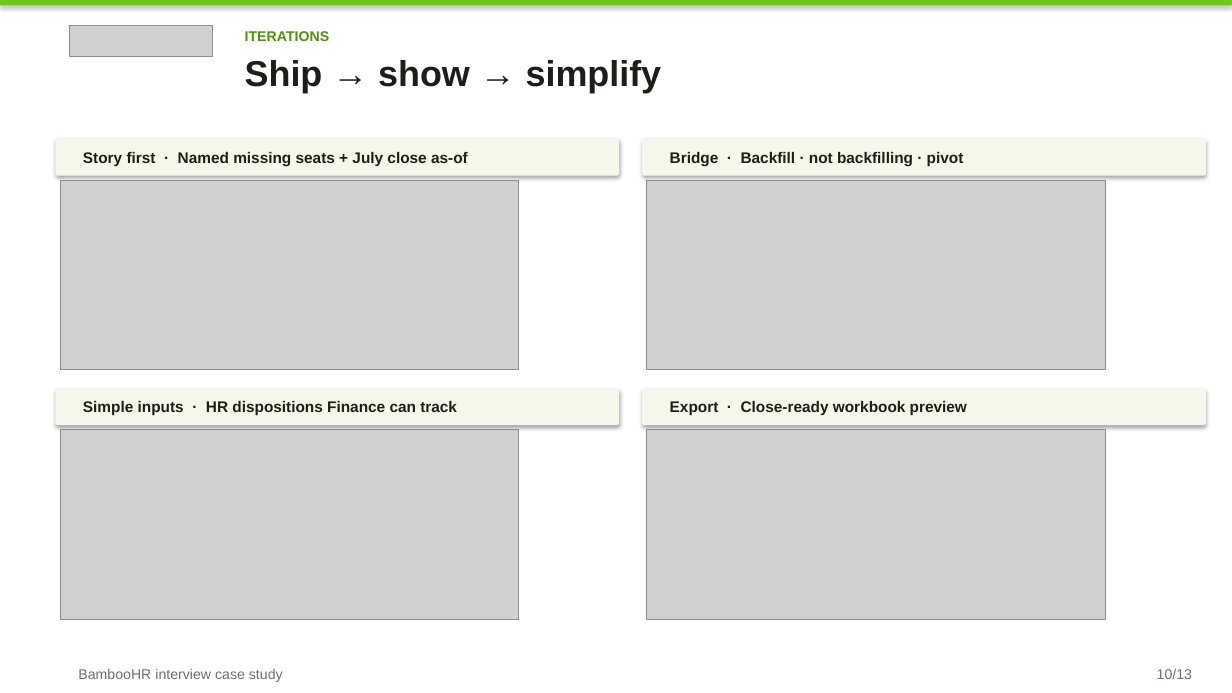
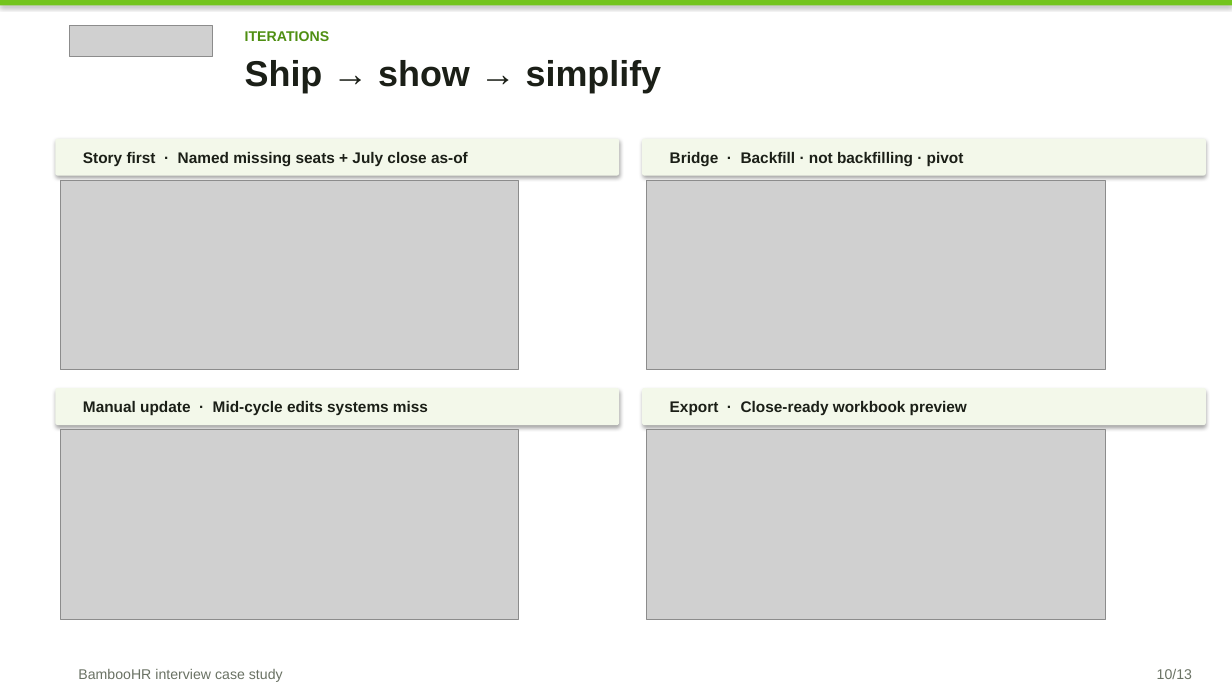
Before and after one commit to Brigdawg/Headcount-Reconciliation, a slide deck: slide 10 of deck/Headcount_Control_Tower_Case_Study.pptx. Drawn at 1232x693 pixels with LibreOffice and Linux fonts; fonts in the diff are those of the drawing; grey boxes stand for pictures. Boxes give left, top, right and bottom in pixels: in the first picture for what was removed or moved away, otherwise in the second. Text is boxed around its words. In the diff, an @@ line names an element or a change of style, - is before the commit and + after.

Commit message:
Add mid-cycle manual update flow for non-automated changes.
Finance and HR can correct numbers, log departures with dispositions, or add seats; changes update the story, bridge, and audit in-session.

```diff
--- a/deck/Headcount_Control_Tower_Case_Study.pptx
+++ b/deck/Headcount_Control_Tower_Case_Study.pptx
@@ text at (83, 401, 428, 415): text changed @@
-Simple inputs · HR dispositions Finance can track
+Manual update · Mid-cycle edits systems miss
```
Also in this commit, not shown: 1 other slide changed, 5 other files.
